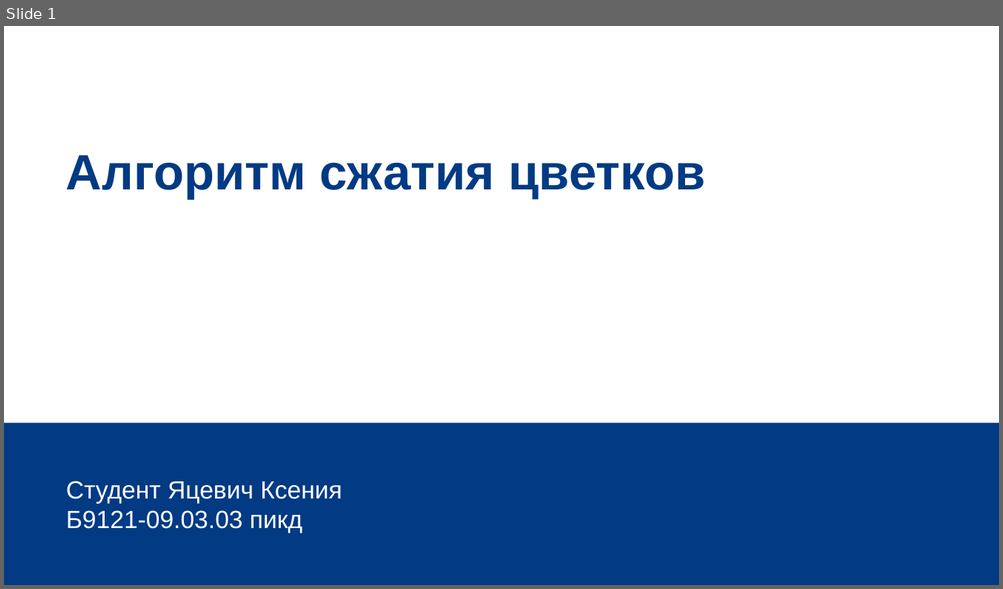
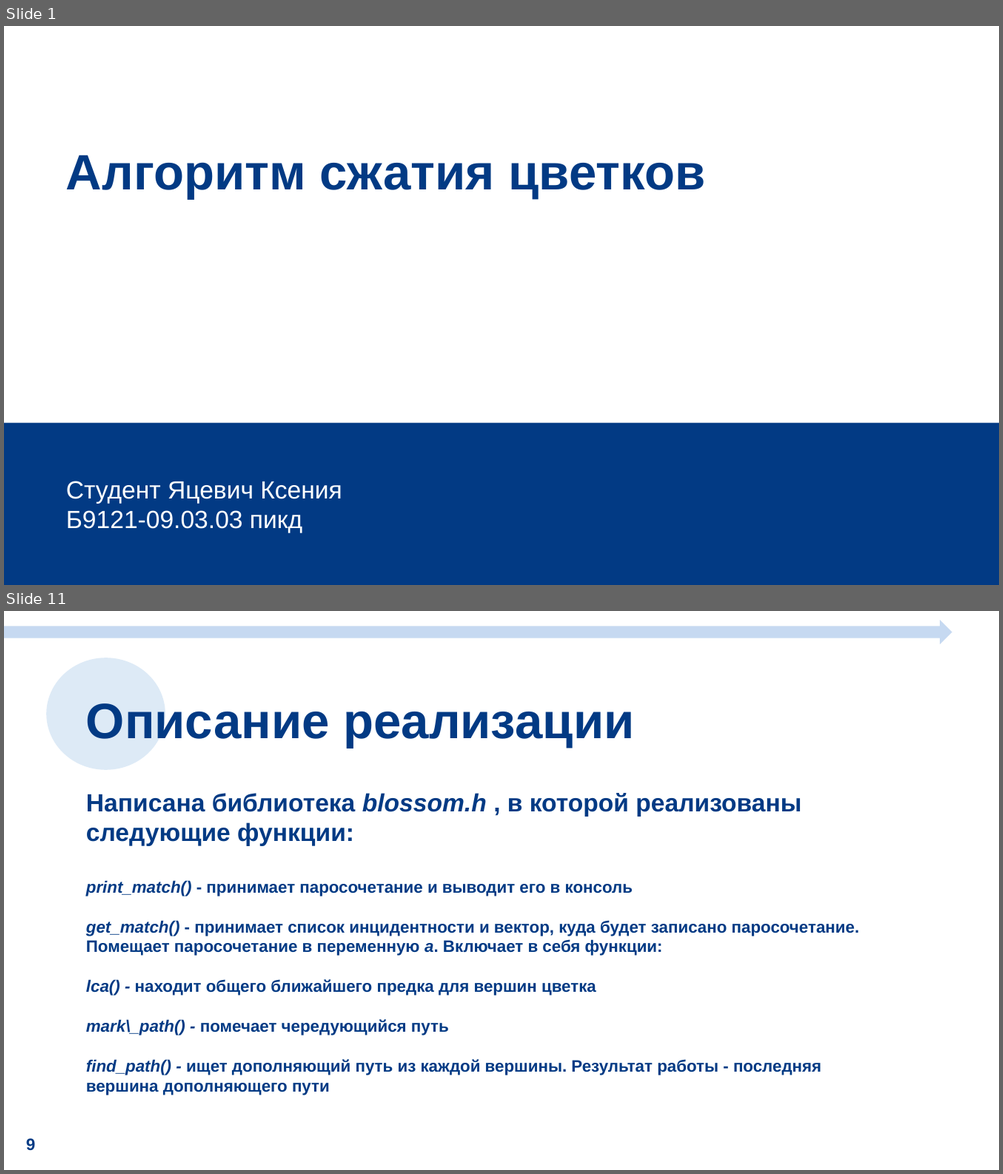
Before and after one commit to evgeniya-f/blossom, a slide deck: Алгоритм сжатия цветков.pptx. Shown one above the other, each under a label of ours: slide 1 before the commit, slides 1 and 11 after it; the slides between them are not shown. The pictures are 1003x589 and 1003x1174 pixels, drawn with LibreOffice and Linux fonts; fonts in the diff are those of the drawing. Boxes give left, top, right and bottom in pixels: in the first picture for what was removed or moved away, otherwise in the second. Text is boxed around its words. In the diff, an @@ line names an element or a change of style, - is before the commit and + after.

```diff
--- a/Алгоритм сжатия цветков.pptx
+++ b/Алгоритм сжатия цветков.pptx
@@ slide 11 added at [4,611,999,1170], background #FFFFFF @@
@@ right arrow added at [4,620,951,644], fill #C6D9F1 @@
@@ ellipse added at [46,658,165,770], fill #BBD6EE at 49% opacity @@
@@ text added at [86,703,634,747], 48 pt, text #023A84, bold @@
+Описание реализации
@@ text added at [86,793,859,1096], 16 pt, text #023A84, bold @@
+Написана библиотека blossom.h , в которой реализованы следующие функции:
+print_match() - принимает паросочетание и выводит его в консоль
+get_match() - принимает список инцидентности и вектор, куда будет записано паросочетание. Помещает паросочетание в переменную a. Включает в себя функции:
+lca() - находит общего ближайшего предка для вершин цветка
+mark\_path() - помечает чередующийся путь
+find_path() - ищет дополняющий путь из каждой вершины. Результат работы - последняя вершина дополняющего пути
@@ text added at [26,1139,35,1150], 16 pt, text #023A84, bold @@
+9
```
Also in this commit, not shown: 9 slides changed, 1 other slide added, 1 other file.
